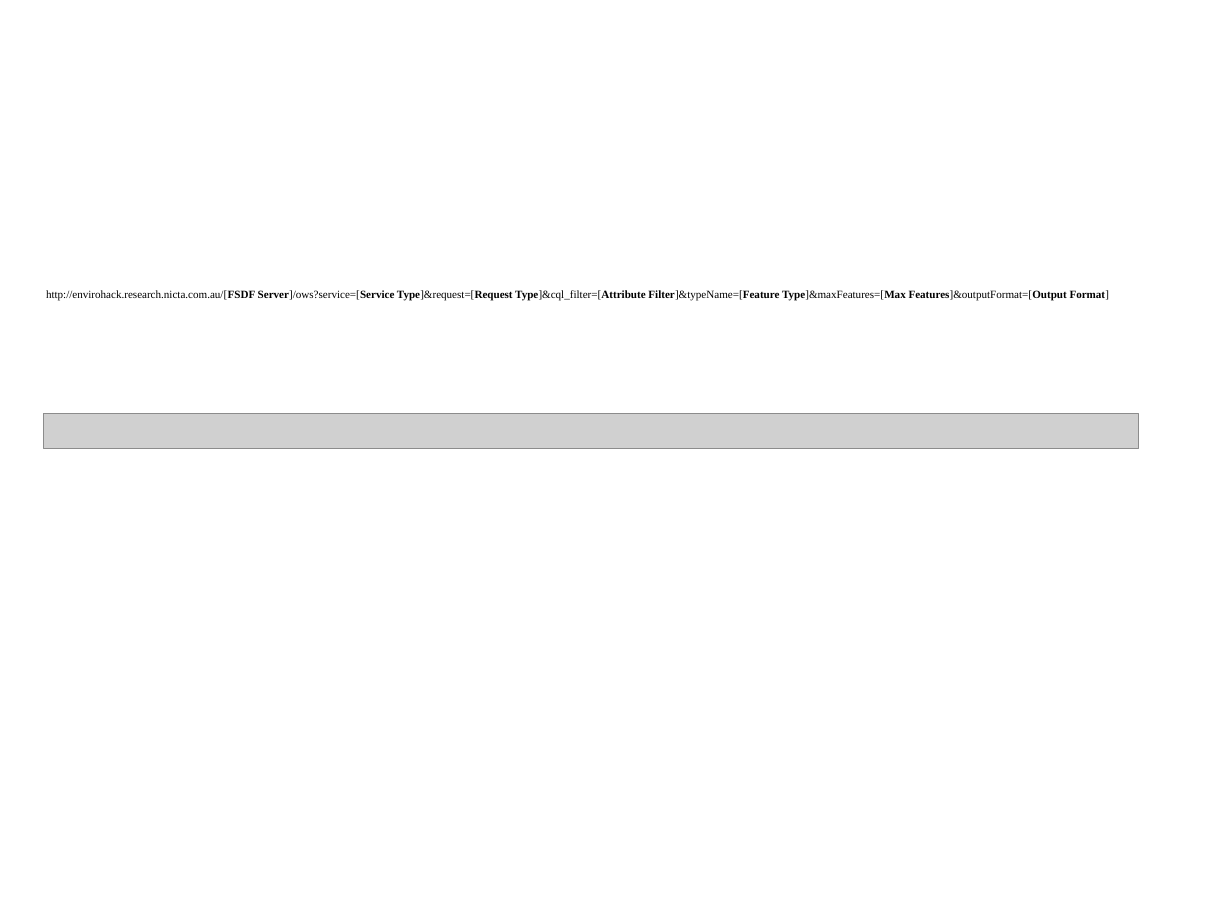
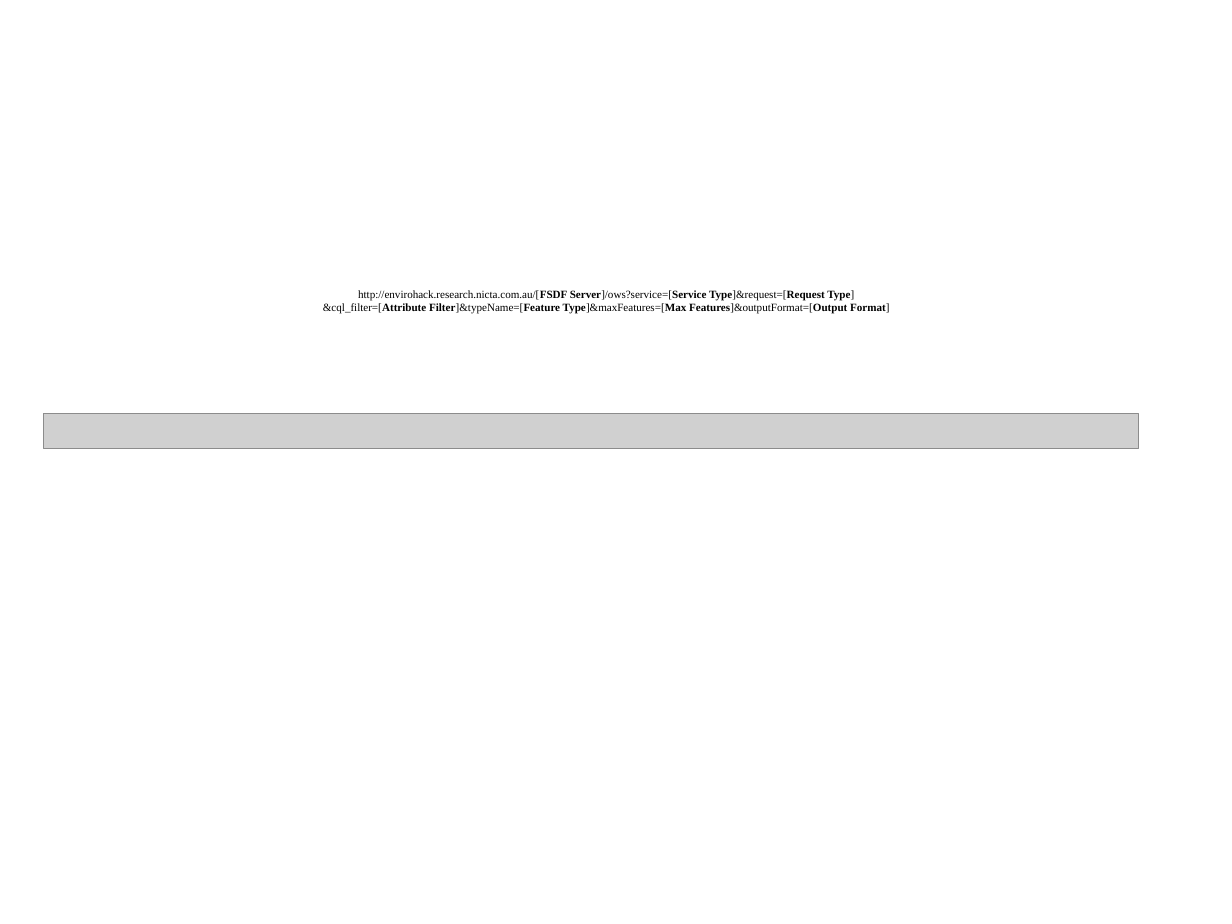
Before and after one commit to NICTA/fsdf-hackfest, a slide deck: slide 5 of assets/Hackfest - FSDF Overview.pptx. Drawn at 1232x924 pixels with LibreOffice and Linux fonts; fonts in the diff are those of the drawing; grey boxes stand for pictures. Boxes give left, top, right and bottom in pixels: in the first picture for what was removed or moved away, otherwise in the second. Text is boxed around its words. In the diff, an @@ line names an element or a change of style, - is before the commit and + after.

```diff
--- a/assets/Hackfest - FSDF Overview.pptx
+++ b/assets/Hackfest - FSDF Overview.pptx
@@ text at [323, 290, 889, 314]: text changed @@
-http://envirohack.research.nicta.com.au/[FSDF Server]/ows?service=[Service Type]&request=[Request Type]&cql_filter=[Attribute Filter]&typeName=[Feature Type]&maxFeatures=[Max Features]&outputFormat=[Output Format]
+http://envirohack.research.nicta.com.au/[FSDF Server]/ows?service=[Service Type]&request=[Request Type]
+&cql_filter=[Attribute Filter]&typeName=[Feature Type]&maxFeatures=[Max Features]&outputFormat=[Output Format]
```
Also in this commit, not shown: 1 other slide changed, 2 other files.
